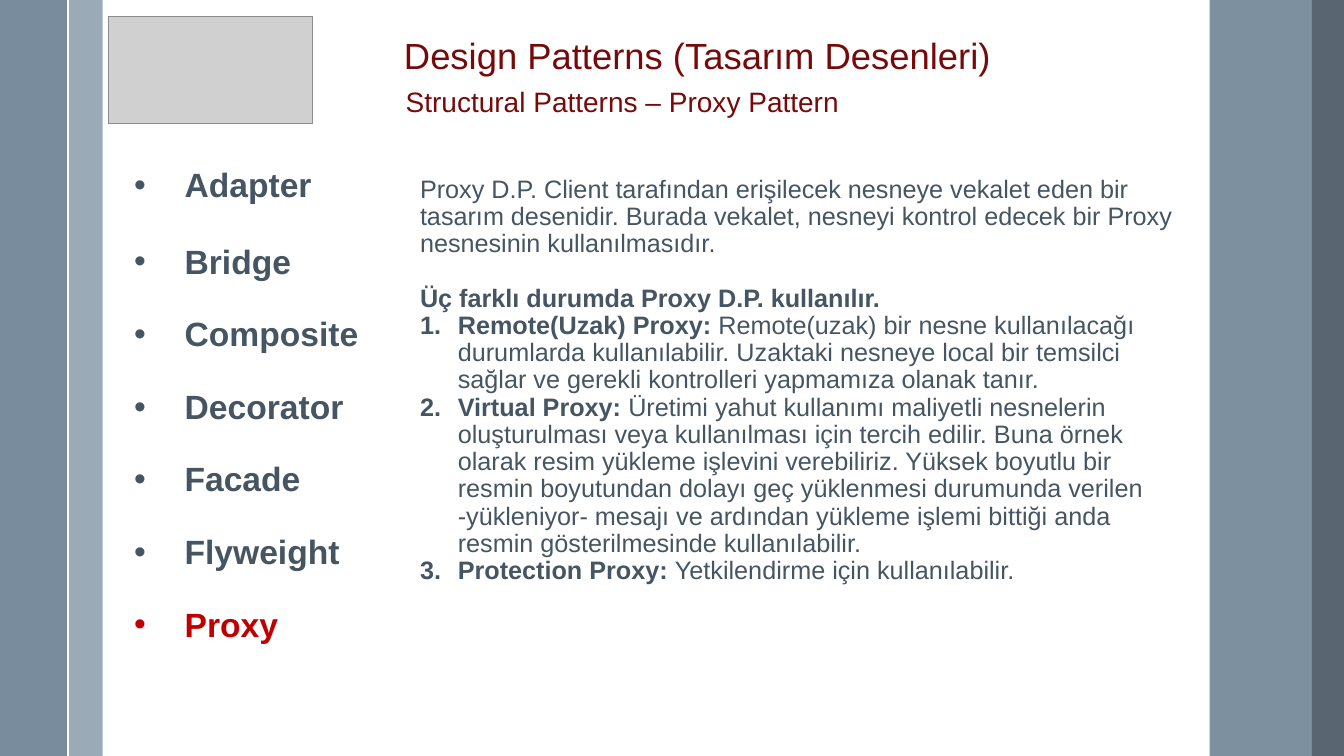
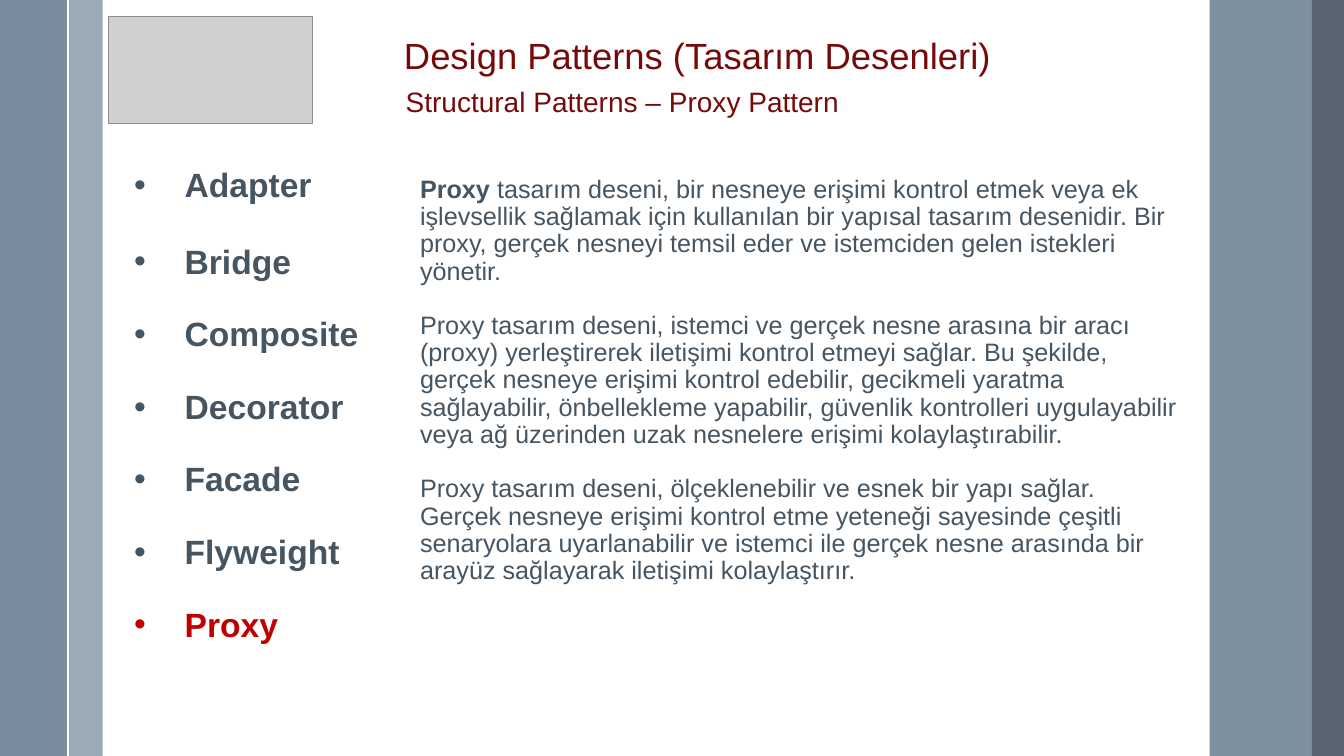
Before and after one commit to mremregok/DesignPattern, a slide deck: slide 92 of Design Pattern.pptx (slide 85 before the commit). Drawn at 1344x756 pixels with LibreOffice and Linux fonts; fonts in the diff are those of the drawing; grey boxes stand for pictures. Boxes give left, top, right and bottom in pixels: in the first picture for what was removed or moved away, otherwise in the second. Text is boxed around its words. In the diff, an @@ line names an element or a change of style, - is before the commit and + after.

Commit message:
Proxy, Facade ve Flyweight patternler düzenlendi.

```diff
--- a/Design Pattern.pptx
+++ b/Design Pattern.pptx
@@ text at bbox=[420, 179, 1176, 585]: text changed @@
-Proxy D.P. Client tarafından erişilecek nesneye vekalet eden bir tasarım desenidir. Burada vekalet, nesneyi kontrol edecek bir Proxy nesnesinin kullanılmasıdır.
-Üç farklı durumda Proxy D.P. kullanılır.
-1. Remote(Uzak) Proxy: Remote(uzak) bir nesne kullanılacağı durumlarda kullanılabilir. Uzaktaki nesneye local bir temsilci sağlar ve gerekli kontrolleri yapmamıza olanak tanır.
-2. Virtual Proxy: Üretimi yahut kullanımı maliyetli nesnelerin oluşturulması veya kullanılması için tercih edilir. Buna örnek olarak resim yükleme işlevini verebiliriz. Yüksek boyutlu bir resmin boyutundan dolayı geç yüklenmesi durumunda verilen -yükleniyor- mesajı ve ardından yükleme işlemi bittiği anda resmin gösterilmesinde kullanılabilir.
-3. Protection Proxy: Yetkilendirme için kullanılabilir.
+Proxy tasarım deseni, bir nesneye erişimi kontrol etmek veya ek işlevsellik sağlamak için kullanılan bir yapısal tasarım desenidir. Bir proxy, gerçek nesneyi temsil eder ve istemciden gelen istekleri yönetir.
+Proxy tasarım deseni, istemci ve gerçek nesne arasına bir aracı (proxy) yerleştirerek iletişimi kontrol etmeyi sağlar. Bu şekilde, gerçek nesneye erişimi kontrol edebilir, gecikmeli yaratma sağlayabilir, önbellekleme yapabilir, güvenlik kontrolleri uygulayabilir veya ağ üzerinden uzak nesnelere erişimi kolaylaştırabilir.
+Proxy tasarım deseni, ölçeklenebilir ve esnek bir yapı sağlar. Gerçek nesneye erişimi kontrol etme yeteneği sayesinde çeşitli senaryolara uyarlanabilir ve istemci ile gerçek nesne arasında bir arayüz sağlayarak iletişimi kolaylaştırır.
```
Also in this commit, not shown: 4 other slides changed, 11 slides added, 59 other files.
